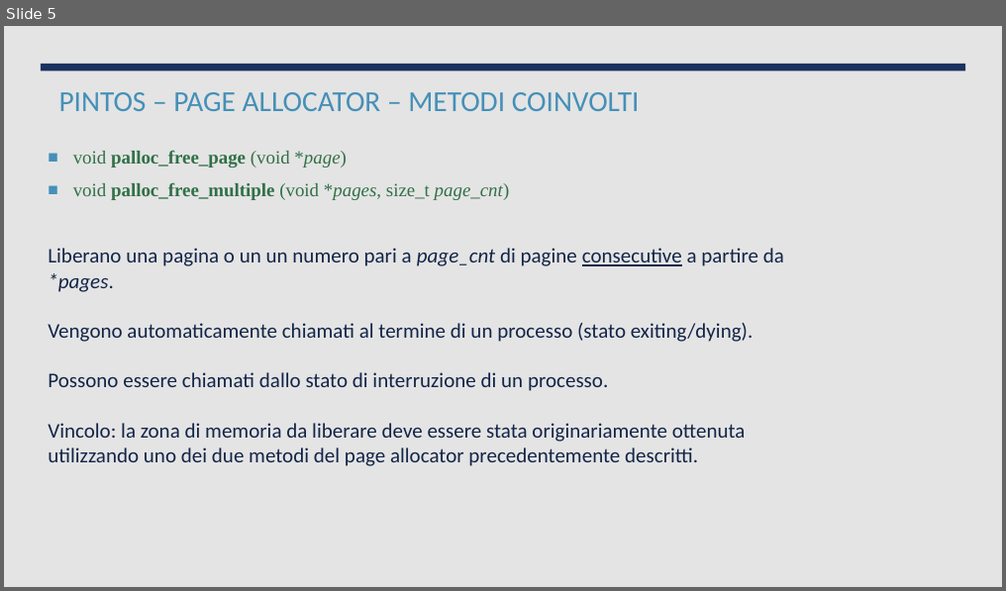
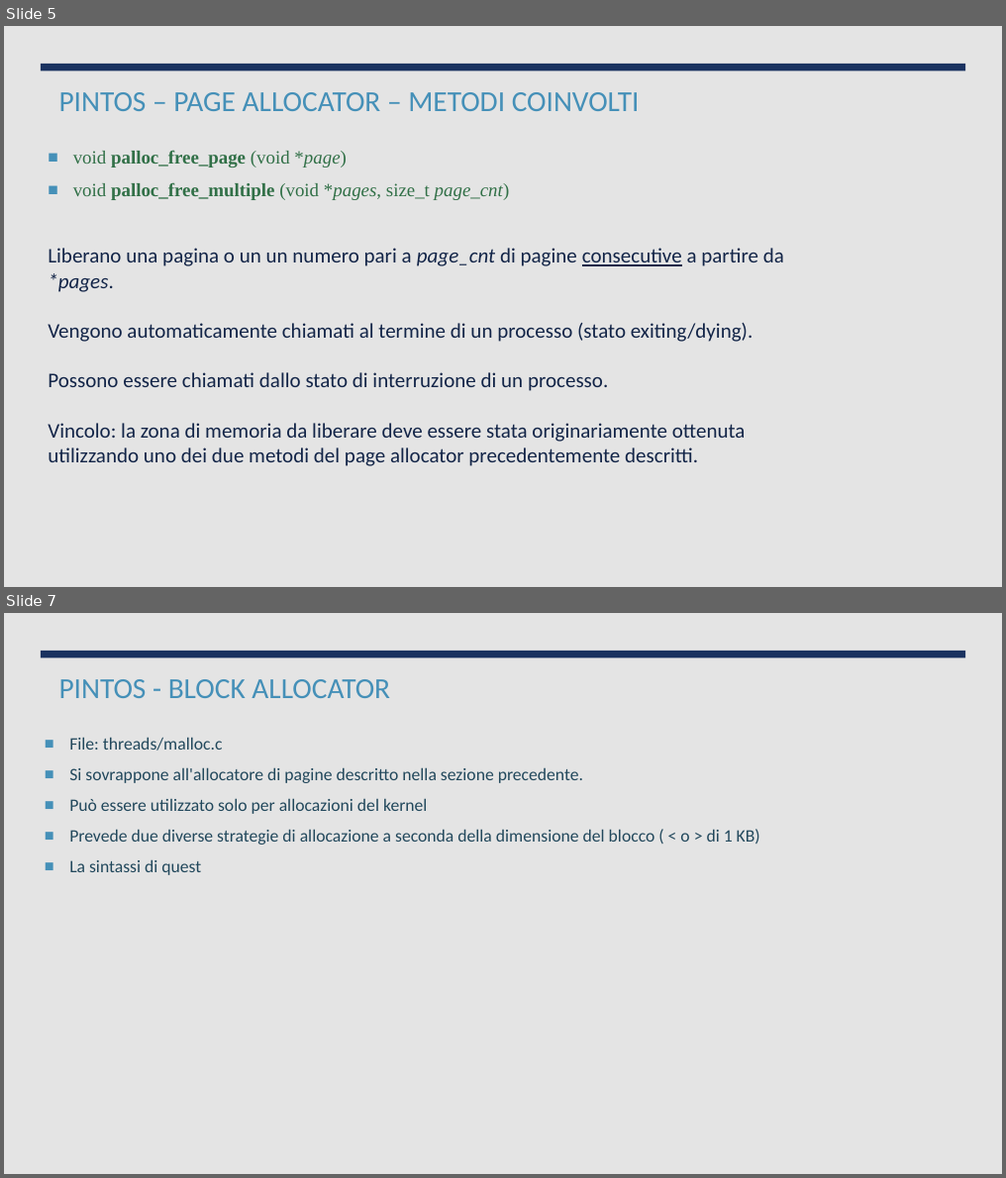
Before and after one commit to ProgrammazioneDiSistema2023-IA-ZZ/Group07, a slide deck: PintOS - Gestione Memoria.pptx. Shown one above the other, each under a label of ours: slide 5 before the commit, slides 5 and 7 after it; the slides between them are not shown. The pictures are 1006x591 and 1006x1178 pixels, drawn with LibreOffice and Linux fonts; fonts in the diff are those of the drawing. Boxes give left, top, right and bottom in pixels: in the first picture for what was removed or moved away, otherwise in the second. Text is boxed around its words. In the diff, an @@ line names an element or a change of style, - is before the commit and + after.

```diff
--- a/PintOS - Gestione Memoria.pptx
+++ b/PintOS - Gestione Memoria.pptx
@@ slide 7 added at (4, 613, 1002, 1174), background #EBEBEB @@
@@ rectangle added at (4, 613, 1002, 1174), fill #E4E4E4 @@
@@ rectangle added at (41, 651, 966, 658), fill #1A3260 @@
@@ title added at (59, 679, 390, 698), 28 pt, text #4590B8 @@
+PINTOS - BLOCK ALLOCATOR
@@ text added at (69, 737, 760, 875), 16.8 pt, text #23485C @@
+■ File: threads/malloc.c
+■ Si sovrappone all'allocatore di pagine descritto nella sezione precedente.
+■ Può essere utilizzato solo per allocazioni del kernel
+■ Prevede due diverse strategie di allocazione a seconda della dimensione del blocco ( < o > di 1 KB)
+■ La sintassi di quest
```
Also in this commit, not shown: 6 other slides added.
